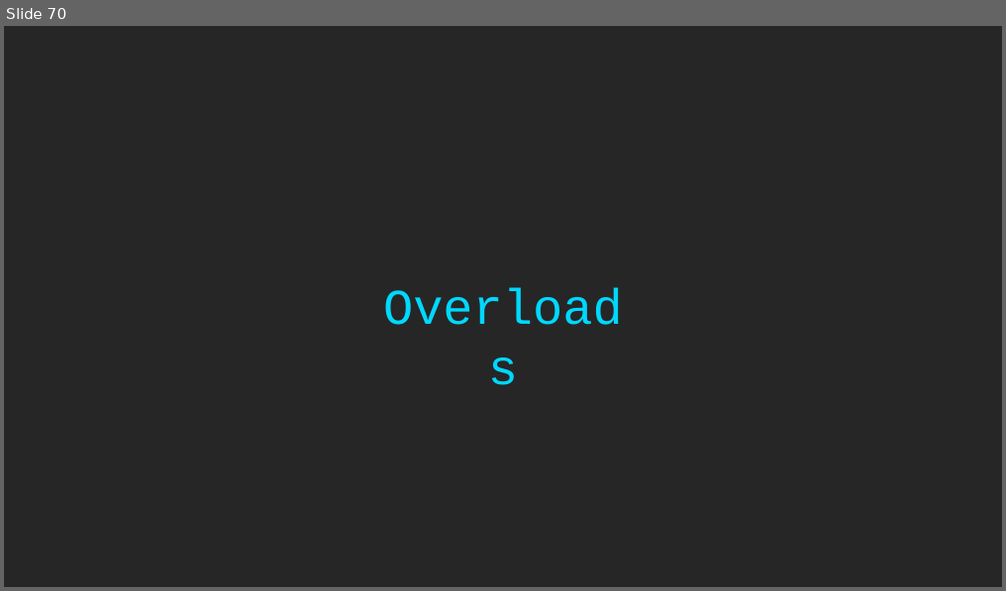
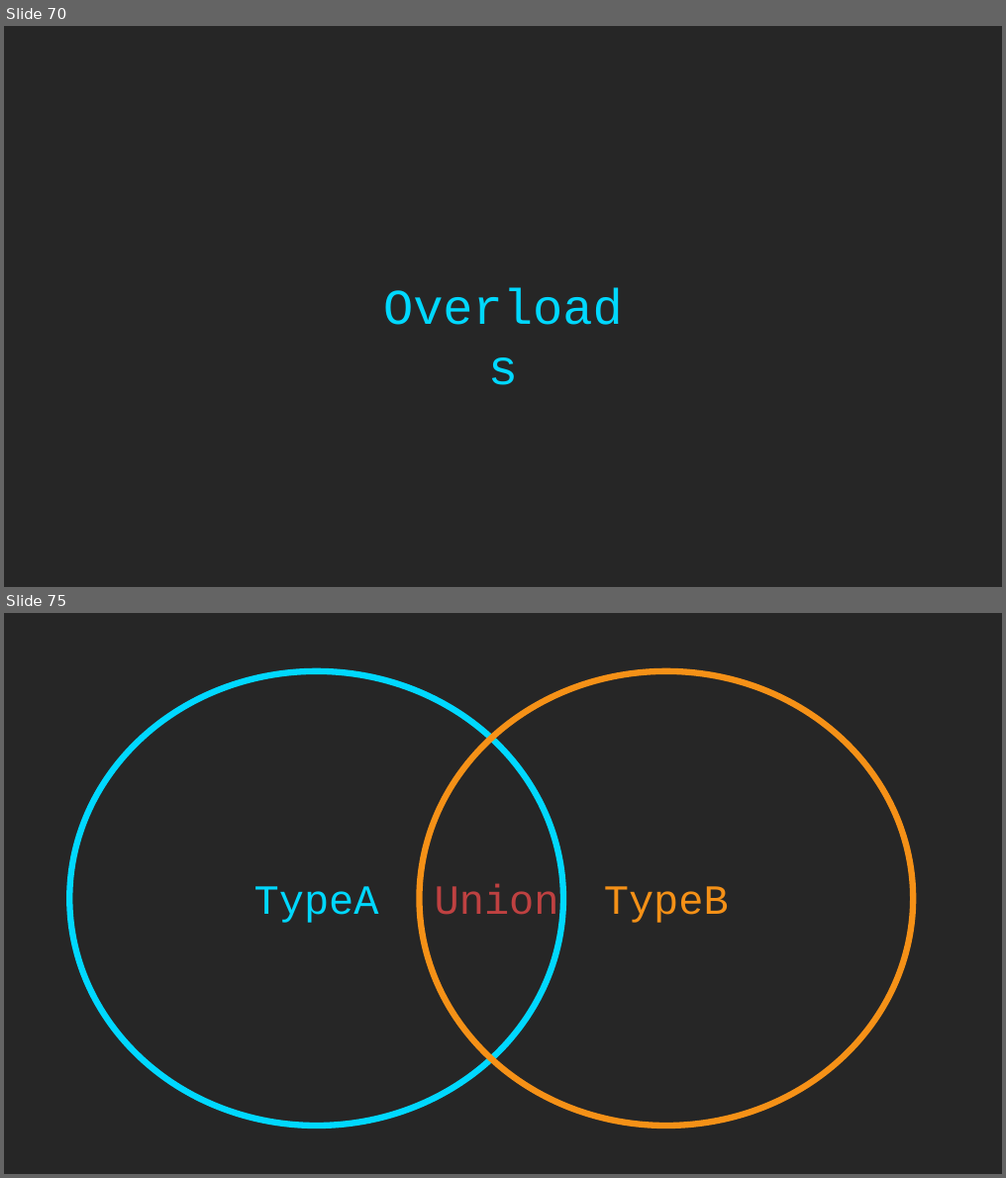
Before and after one commit to rkhaimov/ts-course, a slide deck: Course.pptx. Shown one above the other, each under a label of ours: slide 70 before the commit, slides 70 and 75 after it; the slides between them are not shown. The pictures are 1006x591 and 1006x1178 pixels, drawn with LibreOffice and Linux fonts; fonts in the diff are those of the drawing. Boxes give left, top, right and bottom in pixels: in the first picture for what was removed or moved away, otherwise in the second. Text is boxed around its words. In the diff, an @@ line names an element or a change of style, - is before the commit and + after.

```diff
--- a/Course.pptx
+++ b/Course.pptx
@@ slide 75 added at (x1=4, y1=613, x2=1002, y2=1174), background #262626 @@
@@ ellipse added at (x1=70, y1=671, x2=564, y2=1126), outline #00D8FF 6 pt @@
@@ ellipse added at (x1=420, y1=671, x2=914, y2=1126), outline #F59117 6 pt @@
@@ text added at (x1=254, y1=886, x2=379, y2=923), 40 pt, text #00D8FF @@
+TypeA
@@ text added at (x1=435, y1=884, x2=559, y2=927), 40 pt, text #BF4141 @@
+Union
@@ text added at (x1=604, y1=886, x2=729, y2=923), 40 pt, text #F59117 @@
+TypeB
```
Also in this commit, not shown: 12 other slides added.
